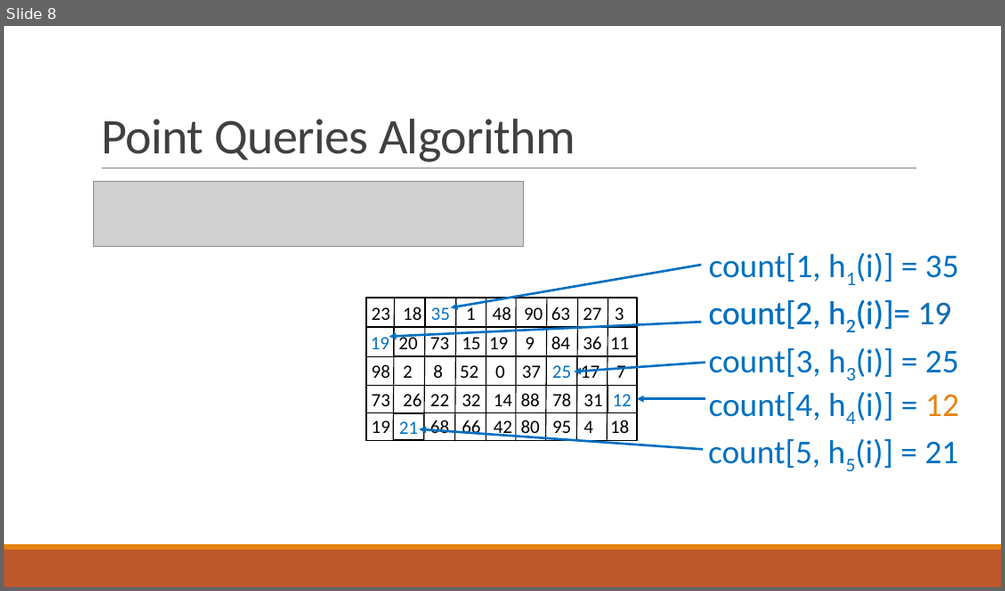
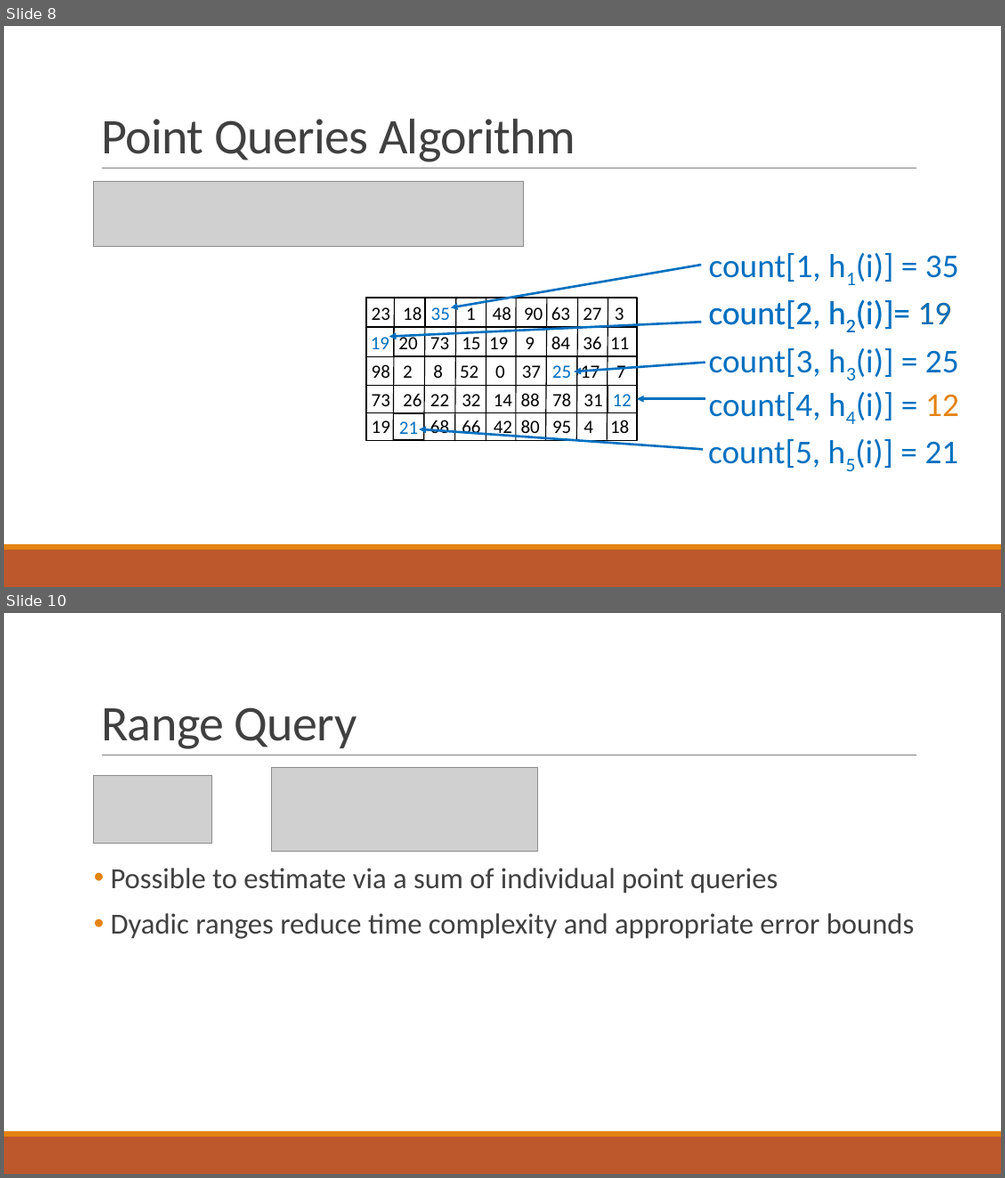
Before and after one commit to ewagner46/count_min_sketch_technical_summary, a slide deck: count_min_sketch_talk.pptx. Shown one above the other, each under a label of ours: slide 8 before the commit, slides 8 and 10 after it; the slides between them are not shown. The pictures are 1005x591 and 1005x1178 pixels, drawn with LibreOffice and Linux fonts; fonts in the diff are those of the drawing; grey boxes stand for pictures. Boxes give left, top, right and bottom in pixels: in the first picture for what was removed or moved away, otherwise in the second. Text is boxed around its words. In the diff, an @@ line names an element or a change of style, - is before the commit and + after.

Commit message:
added slides for range query. still has some holes. fixed up range query proof

```diff
--- a/count_min_sketch_talk.pptx
+++ b/count_min_sketch_talk.pptx
@@ slide 10 added at [4, 613, 1001, 1174], background #FFFFFF; not listed: 3 template elements that a slide beside it also shows @@
@@ title added at [101, 707, 357, 749], 48 pt, text #404040 @@
+Range Query
@@ picture added at [271, 768, 538, 851] @@
@@ picture added at [94, 775, 212, 843] @@
@@ text added at [111, 868, 914, 939], 28 pt, text #404040 @@
+• Possible to estimate via a sum of individual point queries
+• Dyadic ranges reduce time complexity and appropriate error bounds
```
Also in this commit, not shown: 11 other slides added, 1 other file.
